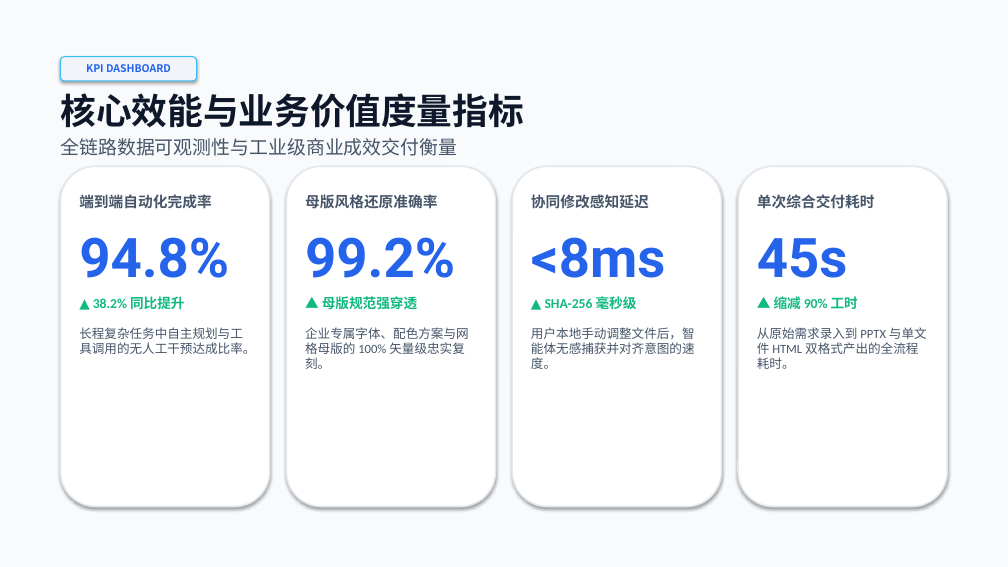
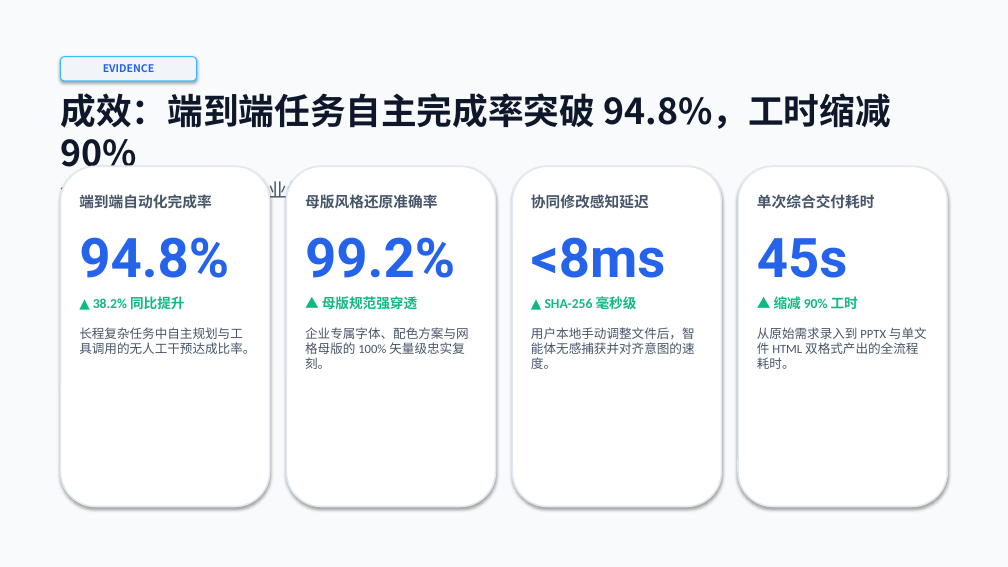
Before and after one commit to kts-kris/undoPPT, a slide deck: slide 4 of output/presentation.pptx. Drawn at 1008x567 pixels with LibreOffice and Linux fonts; fonts in the diff are those of the drawing. Boxes give left, top, right and bottom in pixels: in the first picture for what was removed or moved away, otherwise in the second. Text is boxed around its words. In the diff, an @@ line names an element or a change of style, - is before the commit and + after.

```diff
--- a/output/presentation.pptx
+++ b/output/presentation.pptx
@@ text in rounded rectangle at <box>103,64,154,72</box>: text changed @@
-KPI DASHBOARD
+EVIDENCE
@@ text at <box>60,93,890,167</box>: text changed @@
-核心效能与业务价值度量指标
+成效：端到端任务自主完成率突破 94.8%，工时缩减 90%
```
Also in this commit, not shown: 4 other slides changed, 15 other files.
